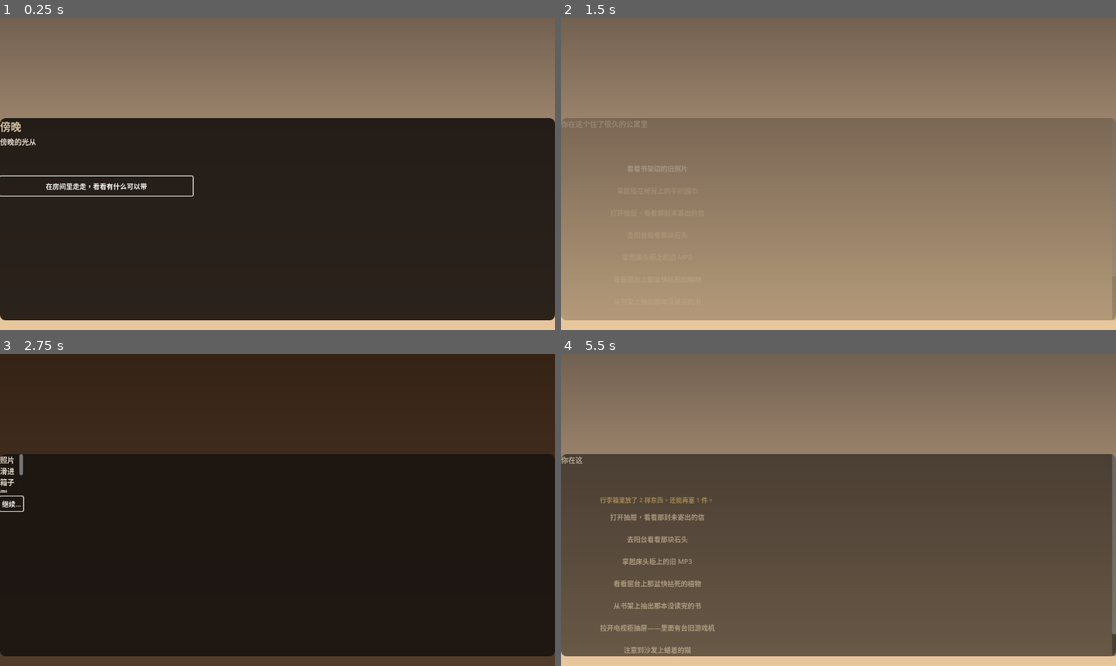
Above: before the commit, frames 1-4 (two rows, left to right).
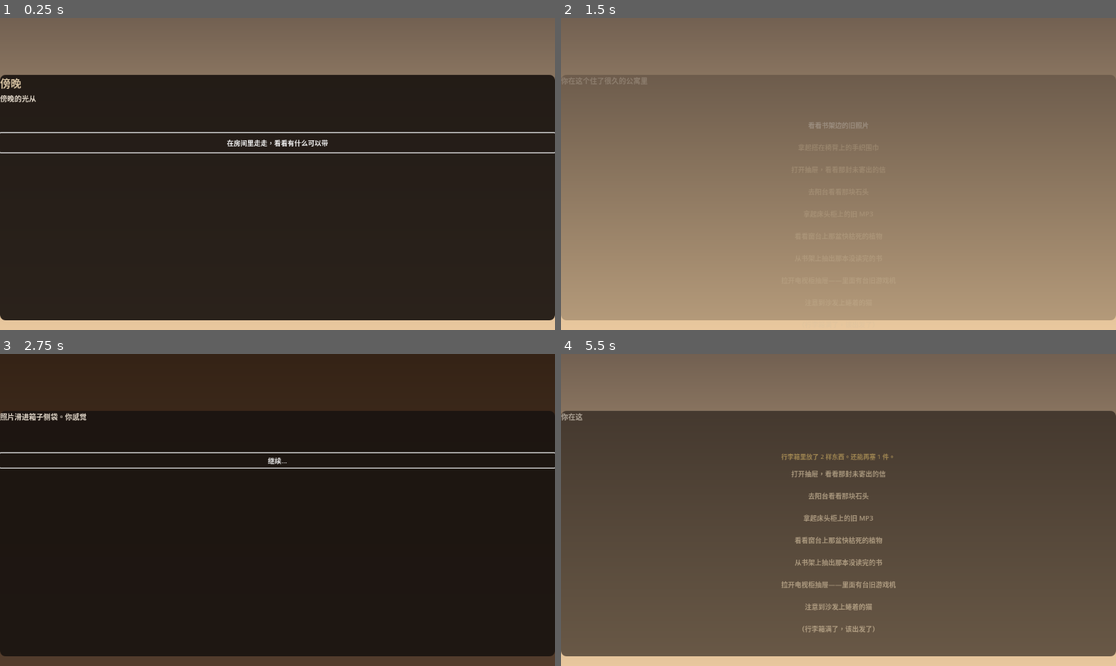
Above: after the commit, the same moments.

Repository: anya52800-code/healing-game-seaside-town
Game: Godot game, scene res://MainScene.tscn
The game is run twice, just before and just after one commit, with the same random seed, the same clock (stepped at 60 frames per second) and the same inputs.
Inputs:
- Up to frame 1 (0.25 s): no input
- Up to frame 2 (1.5 s): click "在房间里走走，看看有什么可以带" at 0.5 s; click "看看书架边的旧照片" at 1.25 s
- Up to frame 3 (2.75 s): click "放进箱子。有些东西放不下，那就带着走。" at 2 s
- Up to frame 4 (5.5 s): click "继续..." at 2.75 s; click "拿起搭在椅背上的手织围巾" at 3.5 s; click "围上试了试。还是暖的。放进行李箱。" at 4.25 s; click "继续..." at 5 s

The runs differ from the first frame. In frame 1, 16% of the frame differs, in the area x 0-100%, y 18-58%; in frame 2, 14%; in frame 3, 15%; in frame 4, 17%, in the area x 0-100%, y 18-97%.

Commit message:
fix: remove ScrollContainer, use direct VBoxContainer layout
ScrollContainer was causing child VBoxContainer to get wrong width
in Godot 4.x, resulting in text stacking vertically.
Reverted to simple Panel + VBoxContainer, panel height 510px.

Co-Authored-By: Claude Opus 4.7 <noreply@anthropic.com>

Diff:
--- a/godot-healing-game/MainScene.gd
+++ b/godot-healing-game/MainScene.gd
@@ -65,7 +65,7 @@
 	# Dialog panel at the bottom
 	dialog_panel = Panel.new()
 	dialog_panel.set_anchors_and_offsets_preset(Control.PRESET_BOTTOM_WIDE)
-	dialog_panel.offset_top = -440
+	dialog_panel.offset_top = -530
 	dialog_panel.offset_bottom = -20
 	var panel_style := StyleBoxFlat.new()
 	panel_style.bg_color = Color(0.102, 0.078, 0.063, 0.92)
@@ -77,21 +77,11 @@
 	dialog_panel.add_theme_stylebox_override("panel", panel_style)
 	add_child(dialog_panel)
 
-	# Scroll container for overflow content
-	var scroll := ScrollContainer.new()
-	scroll.name = "ScrollContainer"
-	scroll.set_anchors_and_offsets_preset(Control.PRESET_FULL_RECT)
-	scroll.horizontal_scroll_mode = ScrollContainer.SCROLL_MODE_DISABLED
-	scroll.follow_focus = true
-	scroll.scroll_vertical_custom_step = 30.0
-	dialog_panel.add_child(scroll)
-
 	# Dialog content
 	var content_box := VBoxContainer.new()
 	content_box.name = "ContentBox"
 	content_box.set_anchors_and_offsets_preset(Control.PRESET_FULL_RECT)
-	content_box.size_flags_horizontal = Control.SIZE_FILL
-	scroll.add_child(content_box)
+	dialog_panel.add_child(content_box)
 
 	title_label = Label.new()
 	title_label.name = "TitleLabel"
@@ -156,7 +146,7 @@
 	dialog_ctrl.set_script(_dg_script)
 	add_child(dialog_ctrl)
 	# Wire child node references for dialog controller
-	dialog_ctrl.content_box = dialog_panel.get_node("ScrollContainer/ContentBox")
+	dialog_ctrl.content_box = dialog_panel.get_node("ContentBox")
 	dialog_ctrl.title_label = title_label
 	dialog_ctrl.text_label = text_label
 	dialog_ctrl.choices_box = choices_box
